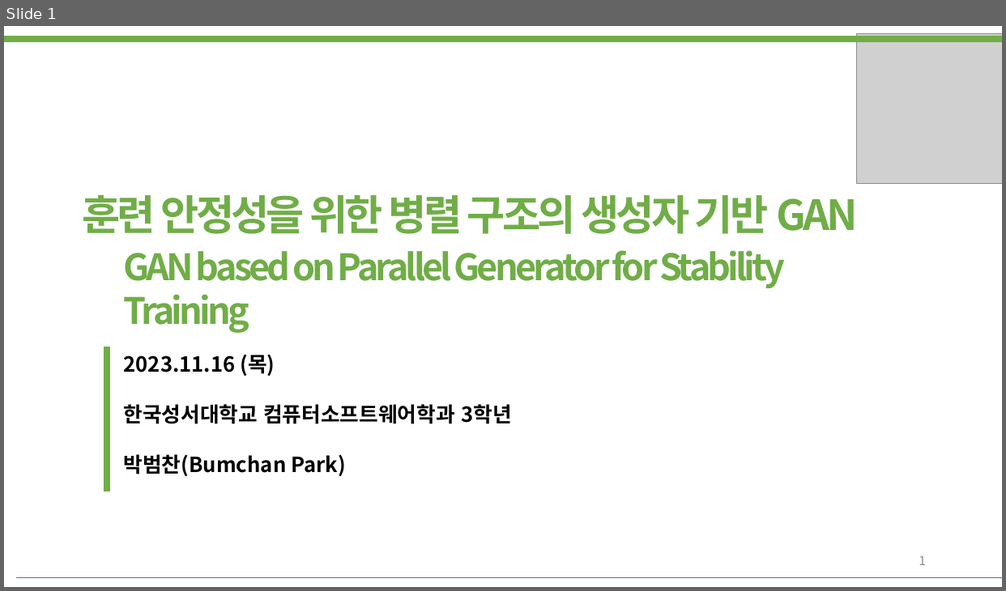
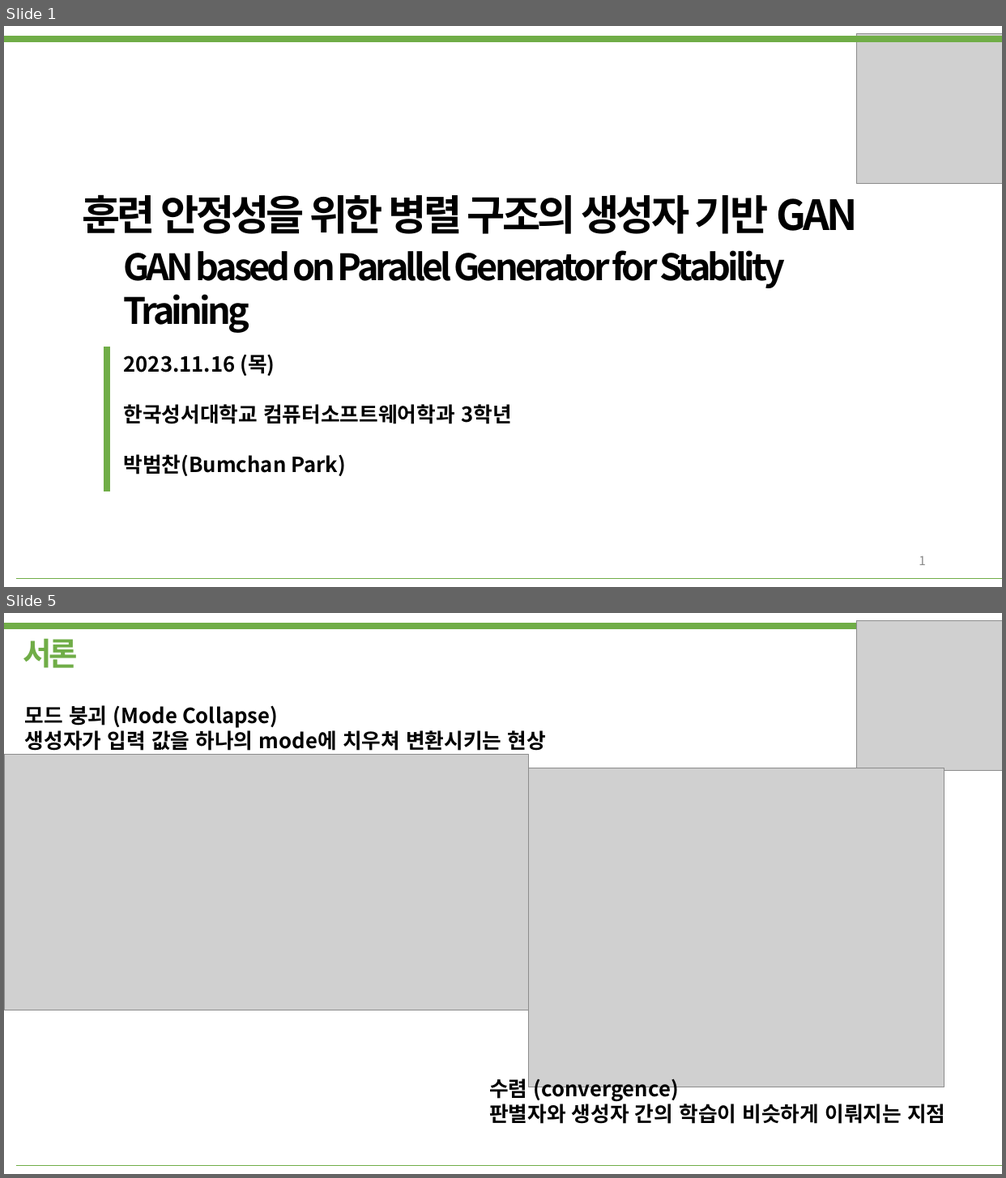
Before and after one commit to bumcoding/GAN_Indicators, a slide deck: 발표자료.pptx. Shown one above the other, each under a label of ours: slide 1 before the commit, slides 1 and 5 after it; the slides between them are not shown. The pictures are 1006x591 and 1006x1178 pixels, drawn with LibreOffice and Linux fonts; fonts in the diff are those of the drawing; grey boxes stand for pictures. Boxes give left, top, right and bottom in pixels: in the first picture for what was removed or moved away, otherwise in the second. Text is boxed around its words. In the diff, an @@ line names an element or a change of style, - is before the commit and + after.

```diff
--- a/발표자료.pptx
+++ b/발표자료.pptx
@@ slide 5 added at <box>4,613,1002,1174</box>, background #FFFFFF @@
@@ line added from (4, 627) to (1002, 627), #70AD47 6 pt @@
@@ picture added at <box>857,621,1002,771</box> @@
@@ text added at <box>23,638,78,668</box>, 30 pt, text #70AD47, bold @@
+서론
@@ text added at <box>25,705,546,751</box>, 20 pt, text #000000, bold @@
+모드 붕괴 (Mode Collapse)
+생성자가 입력 값을 하나의 mode에 치우쳐 변환시키는 현상
@@ picture added at <box>4,755,528,1011</box> @@
@@ picture added at <box>528,768,944,1088</box> @@
@@ text added at <box>489,1079,945,1124</box>, 20 pt, text #000000, bold @@
+수렴 (convergence)
+판별자와 생성자 간의 학습이 비슷하게 이뤄지는 지점
@@ line added from (16, 1165) to (1002, 1165), #70AD47 0.25 pt @@
@@ slide 1 changed as well @@
@@ text "훈련 안정성을 위한 병렬 구조의 ..." at <box>83,194,858,234</box>: text colour #70AD47 to #000000 @@
@@ text "GAN based on Parallel Generator ..." at <box>124,250,786,333</box>: text colour #70AD47 to #000000 @@
@@ line (16, 578) - (1002, 578): stroke #4472C4 0.25 pt to #70AD47 0.25 pt @@
```
Also in this commit, not shown: 11 other slides added, 1 slide removed, 3 other files.
